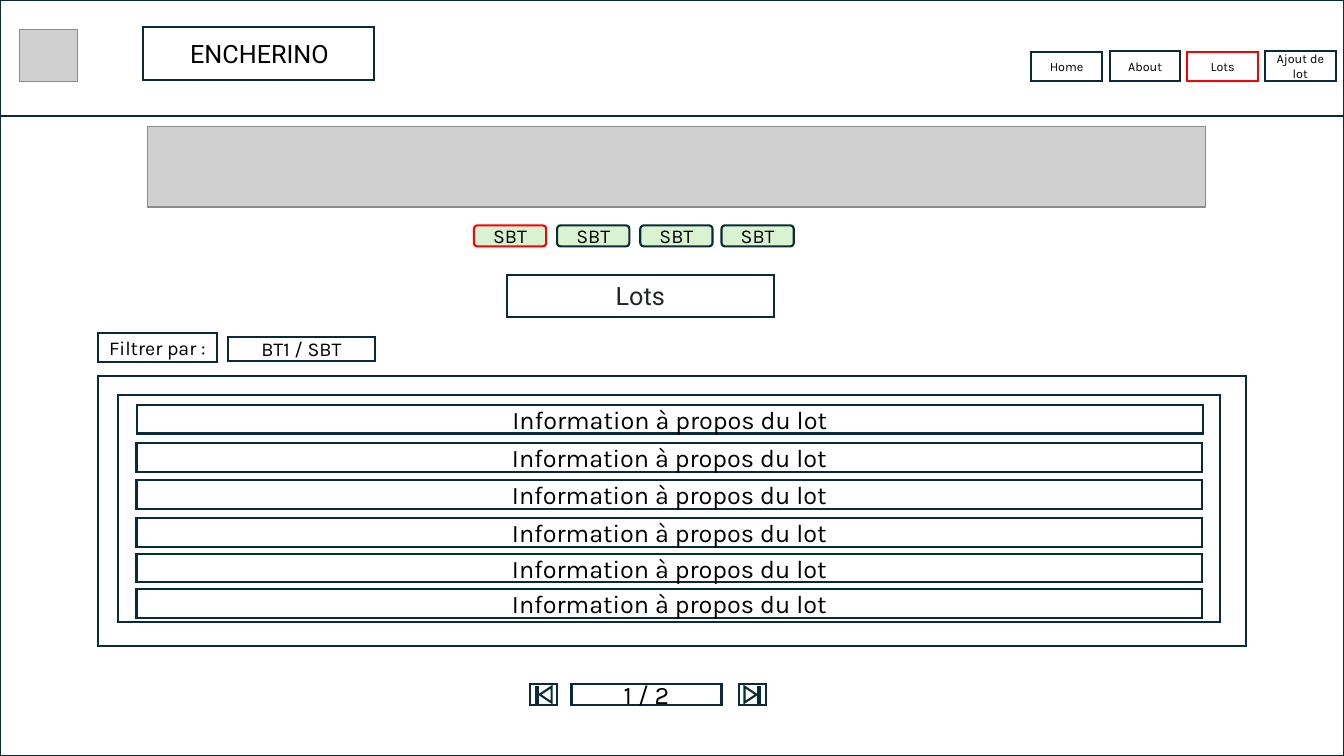
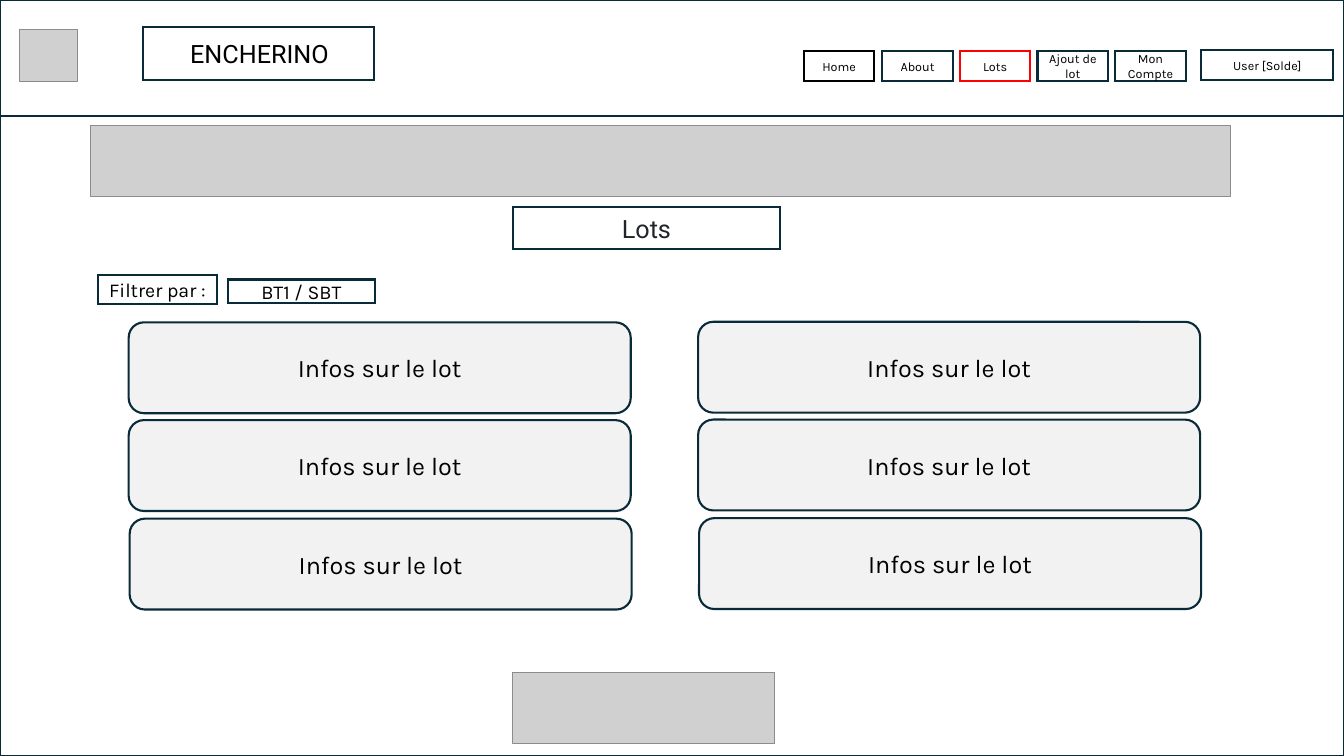
Before and after one commit to ETML-ES-PROJ-LABE-LAFE/LesMarteauxPatissiers-Frontend, a slide deck: slide 8 of Document/Mockup.pptx (slide 7 before the commit). Drawn at 1344x756 pixels with LibreOffice and Linux fonts; fonts in the diff are those of the drawing; grey boxes stand for pictures. Boxes give left, top, right and bottom in pixels: in the first picture for what was removed or moved away, otherwise in the second. Text is boxed around its words. In the diff, an @@ line names an element or a change of style, - is before the commit and + after.

```diff
--- a/Document/Mockup.pptx
+++ b/Document/Mockup.pptx
@@ rectangle "Home": place and size @@
-rectangle "Home" at [1031,51,1102,82]
+rectangle "Home" at [804,51,874,82]
@@ rectangle "Home" at [804,51,874,82]: outline #092A39 1.5 pt to #000000 1.5 pt @@
@@ rectangle "About" at [882,51,953,82]: outline #0E2841 1.5 pt to #092A39 1.5 pt @@
@@ 3 rectangles: place and size @@
-3 rectangles at [1110,51,1336,82]
+3 rectangles at [882,51,1108,82]
@@ rectangle added at [1115,51,1186,82], fill #FFFFFF, outline #092A39 1.5 pt, 9 pt, text #000000 @@
+Mon Compte
@@ rectangle added at [1202,50,1334,81], fill #FFFFFF, outline #092A39 1.5 pt, 9 pt, text #000000 @@
+User [Solde]
@@ picture: place and size @@
-picture at [147,126,1206,207]
+picture at [91,126,1231,197]
@@ rectangle "Lots": place and size @@
-rectangle "Lots" at [507,275,774,318]
+rectangle "Lots" at [513,207,780,249]
@@ rounded rectangle removed at [474,226,546,247] @@
-SBT
@@ rounded rectangle removed at [558,226,630,247] @@
-SBT
@@ rounded rectangle removed at [640,226,713,247] @@
-SBT
@@ rounded rectangle removed at [722,226,795,247] @@
-SBT
@@ rectangle "Filtrer par :": place and size @@
-rectangle "Filtrer par :" at [98,333,216,362]
+rectangle "Filtrer par :" at [98,275,216,304]
@@ rectangle "BT1 / SBT": place and size @@
-rectangle "BT1 / SBT" at [228,337,375,361]
+rectangle "BT1 / SBT" at [228,279,375,303]
@@ rounded rectangle added at [129,323,631,413], fill #F2F2F2, outline #092A39 1.5 pt, 18 pt, text #000000 @@
+Infos sur le lot
@@ rounded rectangle added at [699,322,1201,412], fill #F2F2F2, outline #092A39 1.5 pt, 18 pt, text #000000 @@
+Infos sur le lot
@@ rectangle removed at [98,376,1245,645] @@
@@ rectangle removed at [118,395,1220,622] @@
@@ rectangle removed at [137,405,1203,434] @@
-Information à propos du lot
@@ rounded rectangle added at [699,419,1201,510], fill #F2F2F2, outline #092A39 1.5 pt, 18 pt, text #000000 @@
+Infos sur le lot
@@ rounded rectangle added at [129,420,631,511], fill #F2F2F2, outline #092A39 1.5 pt, 18 pt, text #000000 @@
+Infos sur le lot
@@ rectangle removed at [136,443,1202,471] @@
-Information à propos du lot
@@ rectangle removed at [136,480,1202,508] @@
-Information à propos du lot
@@ rounded rectangle added at [130,519,632,610], fill #F2F2F2, outline #092A39 1.5 pt, 18 pt, text #000000 @@
+Infos sur le lot
@@ rectangle removed at [136,518,1202,546] @@
-Information à propos du lot
@@ rounded rectangle added at [700,518,1202,609], fill #F2F2F2, outline #092A39 1.5 pt, 18 pt, text #000000 @@
+Infos sur le lot
@@ rectangle removed at [136,554,1202,582] @@
-Information à propos du lot
@@ rectangle removed at [136,590,1202,618] @@
-Information à propos du lot
@@ picture added at [513,674,775,744] @@
@@ action button beginning removed at [530,685,557,706] @@
@@ rectangle removed at [572,685,722,706] @@
-1 / 2
@@ action button end removed at [739,685,766,706] @@
```
Also in this commit, not shown: 4 other slides changed, 2 slides added, 1 other file.
